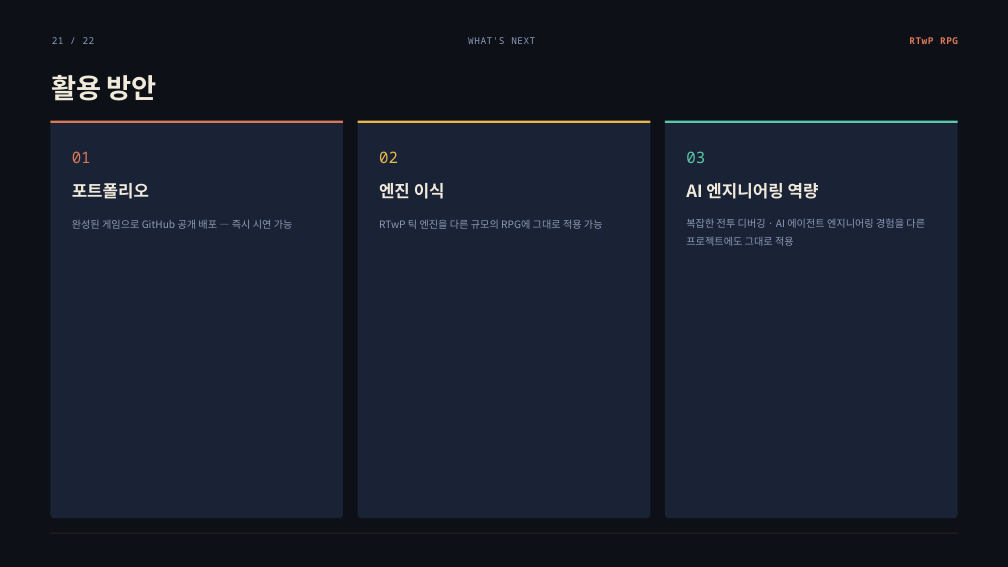
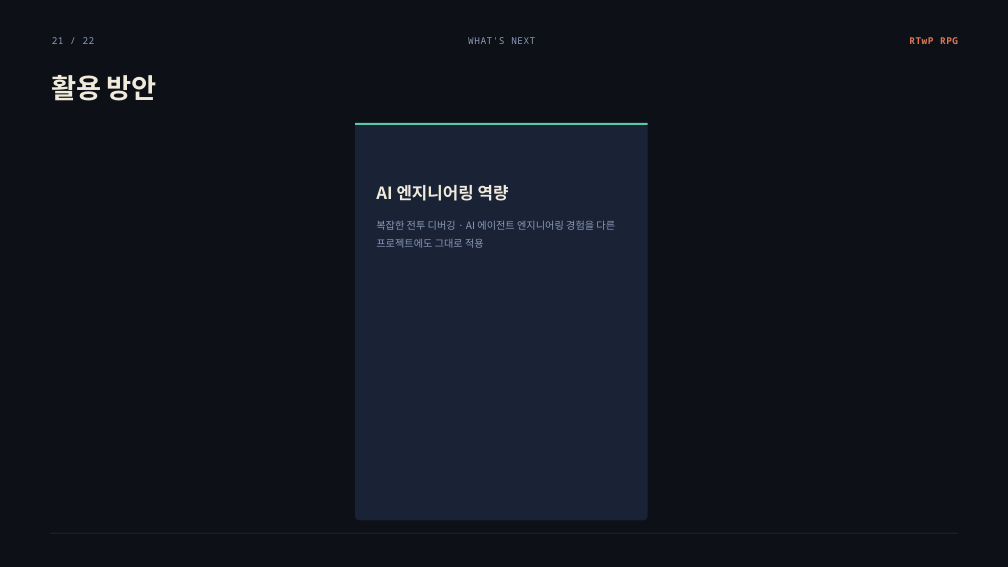
Before and after one commit to llabrynth/llabrynth.github.io, a slide deck: slide 21 of RTwP_RPG 최종발표자료.pptx. Drawn at 1008x567 pixels with LibreOffice and Linux fonts; fonts in the diff are those of the drawing. Boxes give left, top, right and bottom in pixels: in the first picture for what was removed or moved away, otherwise in the second. Text is boxed around its words. In the diff, an @@ line names an element or a change of style, - is before the commit and + after.

```diff
--- a/RTwP_RPG 최종발표자료.pptx
+++ b/RTwP_RPG 최종발표자료.pptx
@@ rounded rectangle removed at (50,121,343,519) @@
@@ rectangle removed at (50,121,343,123) @@
@@ 1 text, 1 rounded rectangle, 1 rectangle: place and size @@
-1 text, 1 rounded rectangle, 1 rectangle at (665,121,958,519)
+1 text, 1 rounded rectangle, 1 rectangle at (355,123,648,521)
@@ rounded rectangle removed at (358,121,651,519) @@
@@ rectangle removed at (358,121,651,123) @@
@@ text removed at (72,151,91,163) @@
-01
@@ text removed at (379,151,398,163) @@
-02
@@ text removed at (686,151,705,163) @@
-03
@@ text removed at (72,183,149,199) @@
-포트폴리오
@@ text removed at (379,183,445,199) @@
-엔진 이식
@@ text removed at (72,219,293,229) @@
-완성된 게임으로 GitHub 공개 배포 — 즉시 시연 가능
@@ text "복잡한 전투 디버깅 · AI ...": place and size @@
-text "복잡한 전투 디버깅 · AI ..." at (686,218,925,246)
+text "복잡한 전투 디버깅 · AI ..." at (376,220,615,248)
@@ text removed at (379,220,603,229) @@
-RTwP 틱 엔진을 다른 규모의 RPG에 그대로 적용 가능
```
Also in this commit, not shown: 2 other slides changed, 1 other file.
